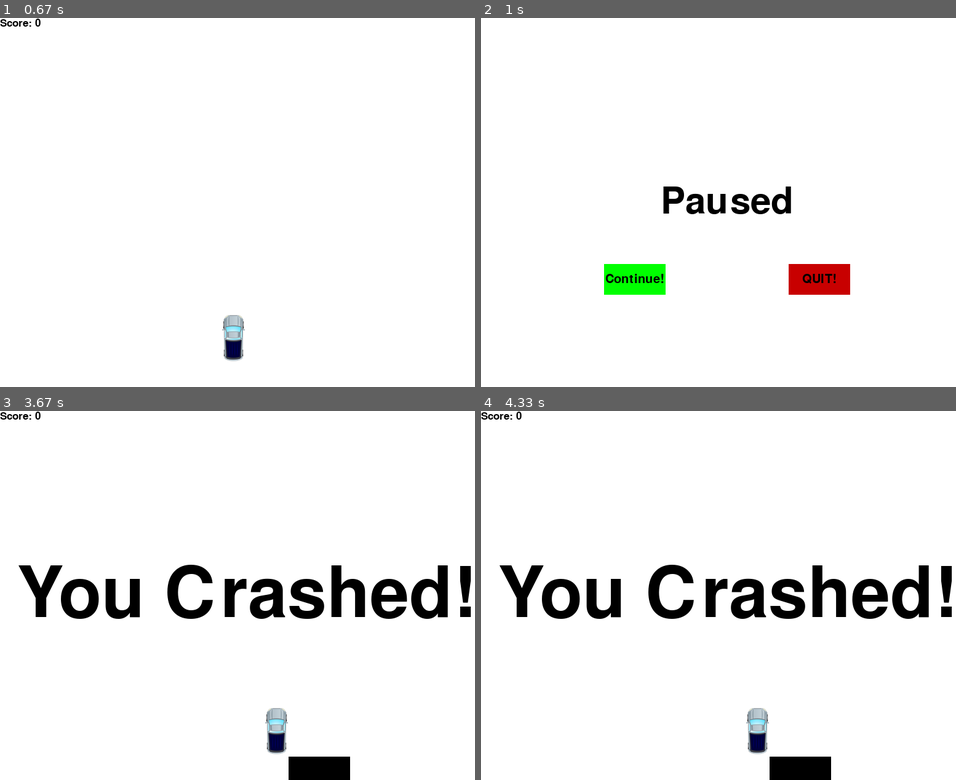
Above: before the commit, frames 1-4 (two rows, left to right).
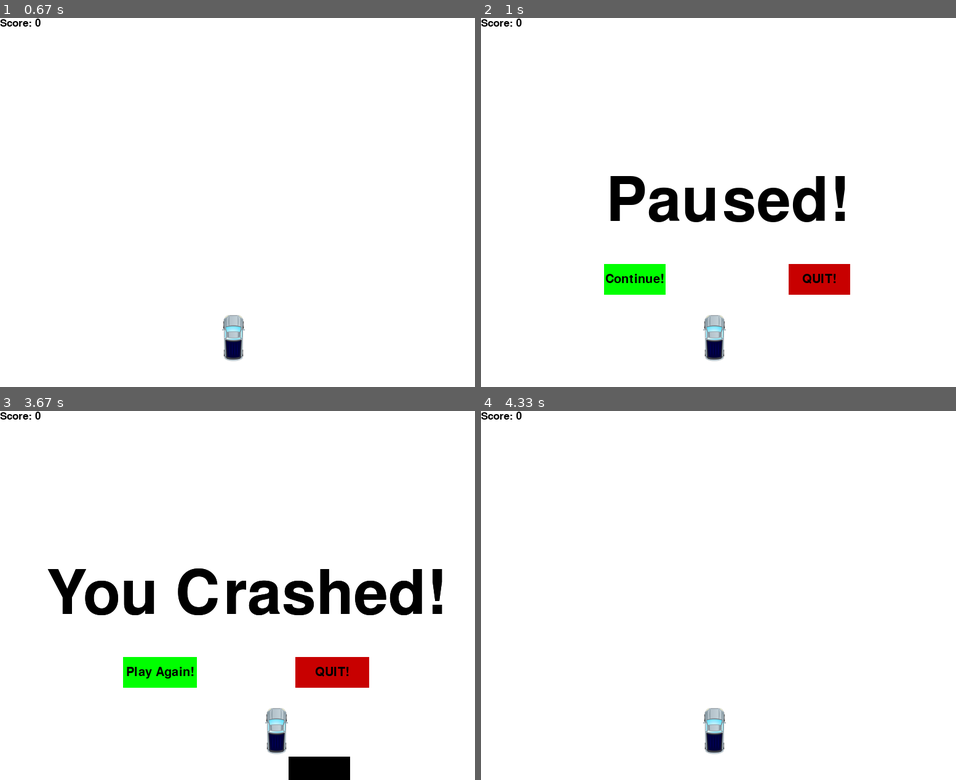
Above: after the commit, the same moments.

Repository: yan-ren/Pygame_playground
Game: pygame game, started from racing_car/racing.py
Same seed, same stepped clock (60 frames per second), same inputs: the game is played once before the commit and once after it.
Inputs (mouse positions are in pixels of both pictures, inside the frame that each line leads up to):
- Up to frame 1 (0.67 s): click "GO!" at 0.38 s
- Up to frame 2 (1 s): tap P at 0.67 s
- Up to frame 3 (3.67 s): click "Continue!" at 1.05 s; hold Right 1.33-1.8 s; hold Right 1.83-2.3 s; hold Left 2.33-2.87 s; hold Left 2.9-3.3 s; hold Right from 3.33 s (still down)
- Up to frame 4 (4.33 s): release Right at 3.97 s; click (642, 672) at 4.05 s, where only the run after the commit has a clickable "Play Again!"

Frame 1 is identical in both runs. In frame 2, 3.6% of the frame differs, in the area x 0-77%, y 0-93%; in frame 3, 8.0%, in the area x 3-100%, y 41-75%; in frame 4, 7.5%.

Commit message:
improve crash function

Diff:
--- a/racing_car/racing.py
+++ b/racing_car/racing.py
@@ -37,14 +37,41 @@
 
 def crash():
     message_display('You Crashed!')
-    time.sleep(2)
+    crashed = True
+    btn_width = 120
+    btn_height = 50
+    play_btn_x = WINDOW_WIDTH / 4
+    quit_btn_x = WINDOW_WIDTH - WINDOW_WIDTH / 4 - btn_width
+    play_btn_y = quit_btn_y = WINDOW_HEIGHT / 6 * 4
+
+    message_display('You Crashed!')
+
+    while crashed:
+        # event handling
+        for event in pygame.event.get():
+            if event.type == pygame.QUIT:
+                pygame.quit()
+                sys.exit()
+
+        # display
+        clicked = button(play_btn_x, play_btn_y, btn_width, btn_height, "Play Again!", DARK_GREEN, GREEN)
+        if clicked:
+            crashed = False
+        clicked = button(quit_btn_x, quit_btn_y, btn_width, btn_height, "QUIT!", DARK_RED, RED)
+        if clicked:
+            pygame.quit()
+            sys.exit()
+        pygame.display.update()
+
+        # FPS
+        clock.tick(FPS)
 
     # start game again
     game_loop()
 
 
 def message_display(msg):
-    text_style = pygame.font.Font('freesansbold.ttf', 115)
+    text_style = pygame.font.Font('freesansbold.ttf', 100)
     text_surf = text_style.render(msg, True, BLACK)
     text_rect = text_surf.get_rect()
     text_rect.center = (WINDOW_WIDTH / 2, WINDOW_HEIGHT / 2)
@@ -113,6 +140,14 @@
     quit_btn_x = WINDOW_WIDTH - WINDOW_WIDTH / 4 - btn_width
     pause_btn_y = quit_btn_y = WINDOW_HEIGHT / 6 * 4
 
+    # display.fill(WHITE)
+    # text_style = pygame.font.Font('freesansbold.ttf', 60)
+    # text_surf = text_style.render("Paused", True, BLACK)
+    # text_rect = text_surf.get_rect()
+    # text_rect.center = (WINDOW_WIDTH / 2, WINDOW_HEIGHT / 2)
+    # display.blit(text_surf, text_rect)
+    message_display("Paused!")
+
     while paused:
         # event handling
         for event in pygame.event.get():
@@ -121,12 +156,6 @@
                 sys.exit()
 
         # display
-        display.fill(WHITE)
-        text_style = pygame.font.Font('freesansbold.ttf', 60)
-        text_surf = text_style.render("Paused", True, BLACK)
-        text_rect = text_surf.get_rect()
-        text_rect.center = (WINDOW_WIDTH / 2, WINDOW_HEIGHT / 2)
-        display.blit(text_surf, text_rect)
         clicked = button(pause_btn_x, pause_btn_y, btn_width, btn_height, "Continue!", DARK_GREEN, GREEN)
         if clicked:
             paused = False
